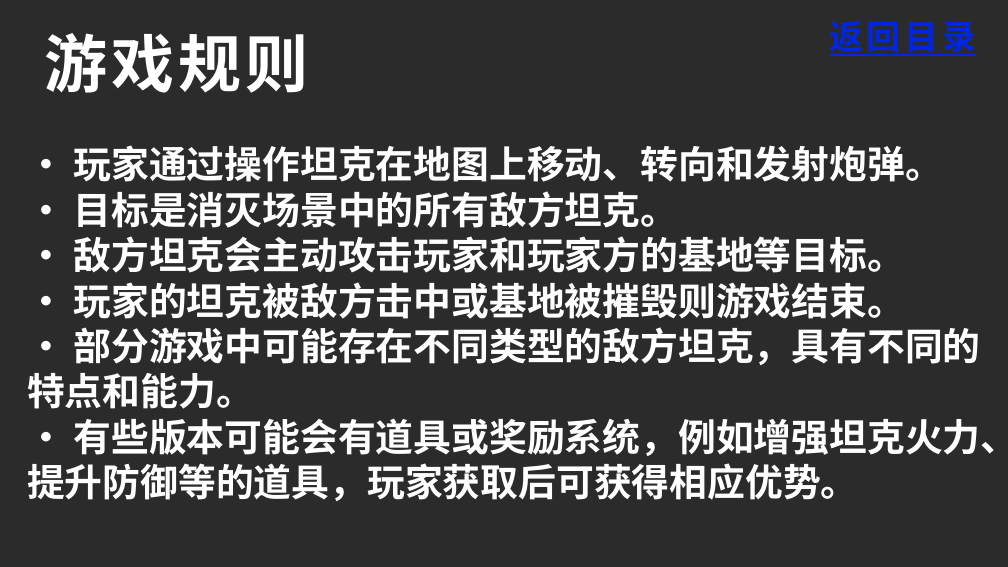
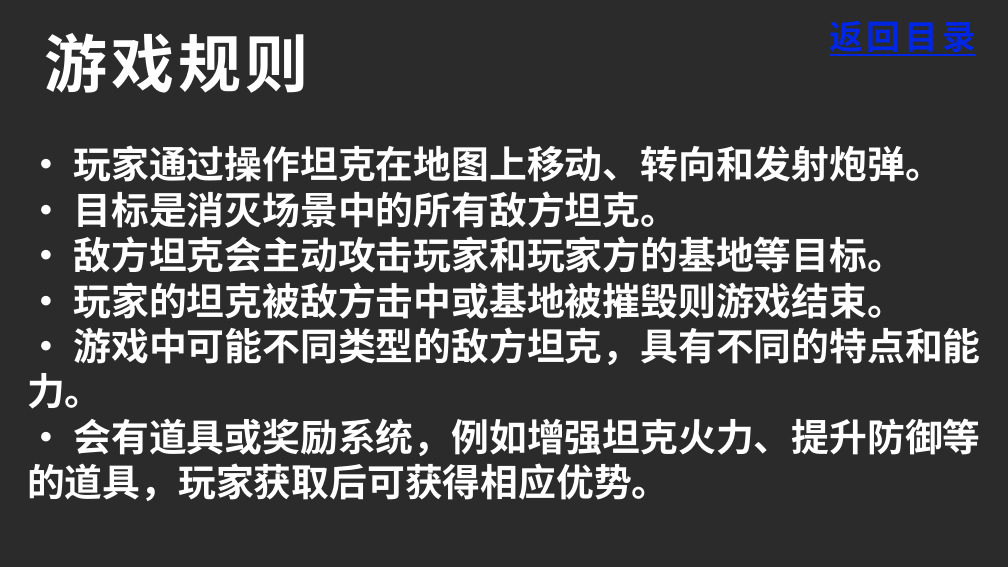
Before and after one commit to chen125444/Java-Republic, a slide deck: slide 5 of 坦克大战介绍ppt草稿.pptx. Drawn at 1008x567 pixels with LibreOffice and Linux fonts; fonts in the diff are those of the drawing; background and template pictures are left out; a plain dark background stands for a picture behind light text. Boxes give left, top, right and bottom in pixels: in the first picture for what was removed or moved away, otherwise in the second. Text is boxed around its words. In the diff, an @@ line names an element or a change of style, - is before the commit and + after.

```diff
--- a/坦克大战介绍ppt草稿.pptx
+++ b/坦克大战介绍ppt草稿.pptx
@@ text at box(27, 327, 981, 501): text changed @@
-• 部分游戏中可能存在不同类型的敌方坦克，具有不同的特点和能力。
-• 有些版本可能会有道具或奖励系统，例如增强坦克火力、提升防御等的道具，玩家获取后可获得相应优势。
+• 游戏中可能不同类型的敌方坦克，具有不同的特点和能力。
+• 会有道具或奖励系统，例如增强坦克火力、提升防御等的道具，玩家获取后可获得相应优势。
```
Also in this commit, not shown: 1 other slide changed, 1 other file.
